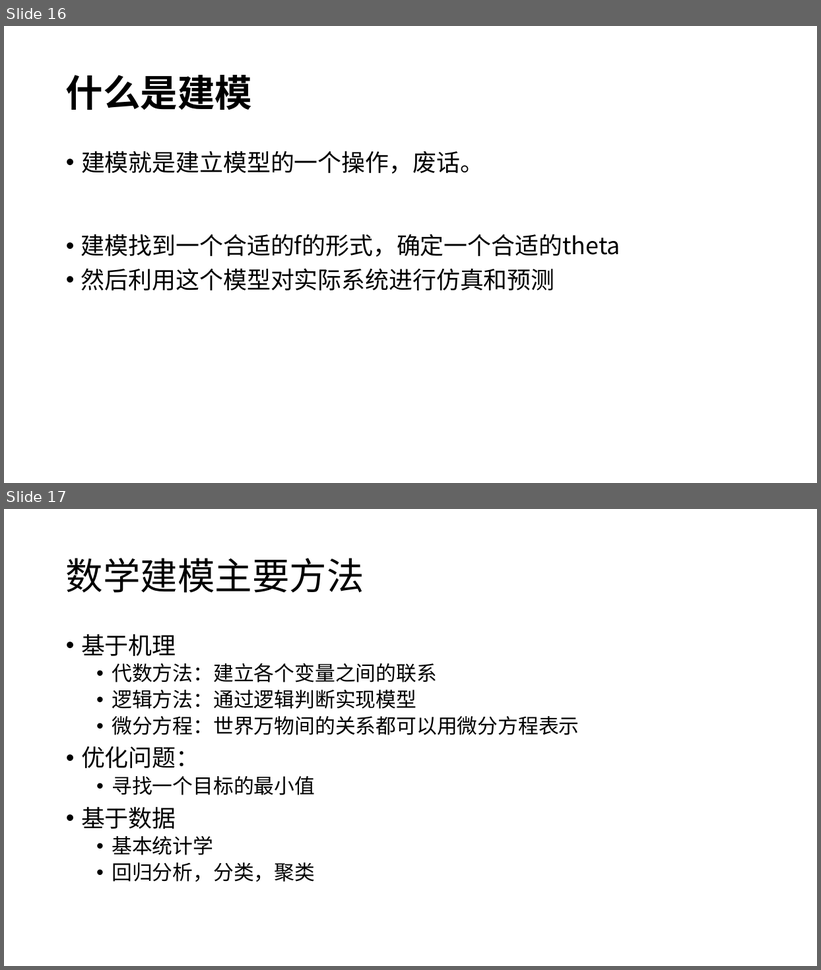
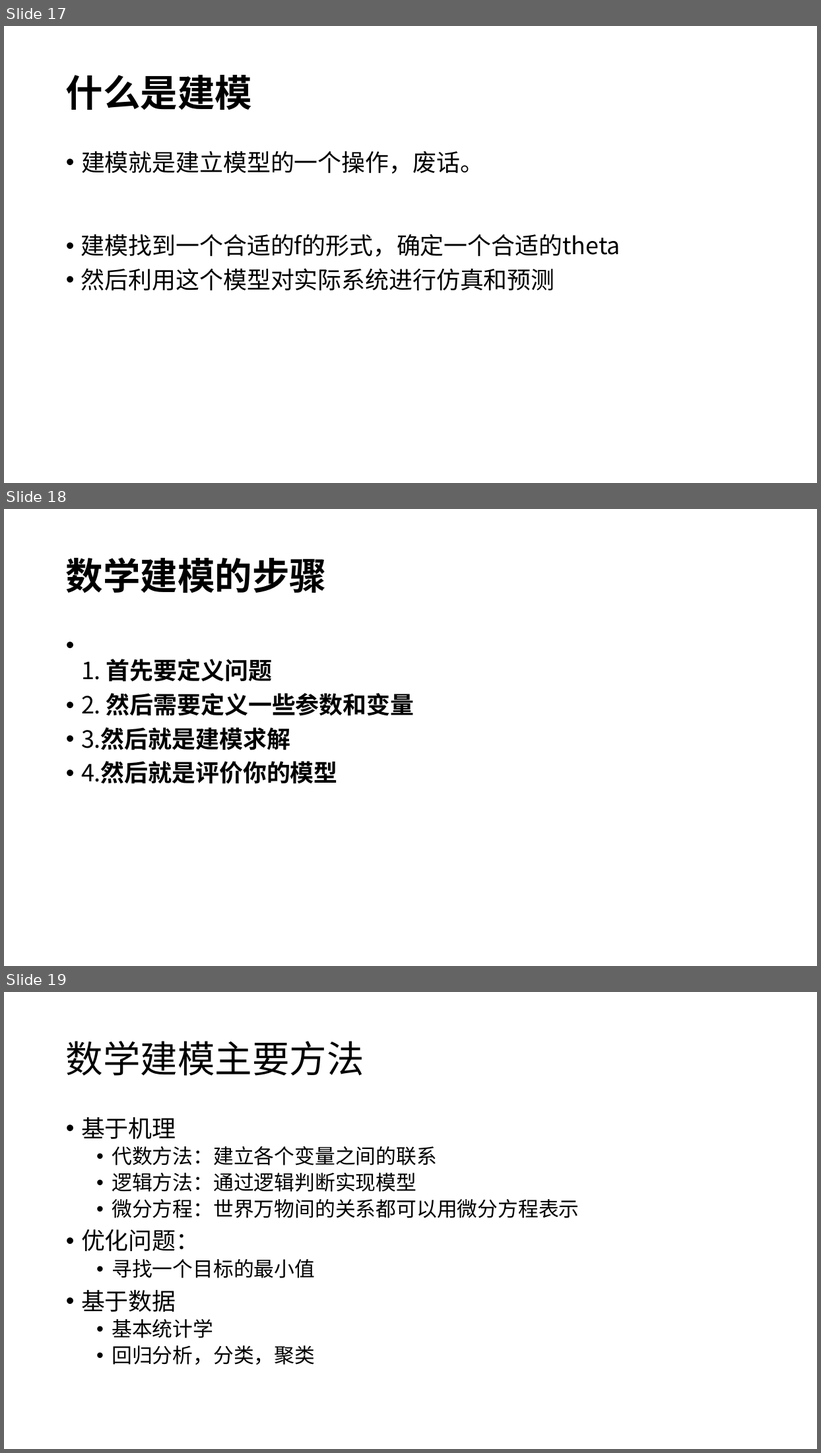
Before and after one commit to the-real-jushen/SimModling2021, a slide deck: Lecture1/电气工程建模与仿真.pptx. Shown one above the other, each under a label of ours: slides 16 and 17 before the commit, slides 17, 18 and 19 after it. The pictures are 821x970 and 821x1453 pixels, drawn with LibreOffice and Linux fonts; fonts in the diff are those of the drawing. Boxes give left, top, right and bottom in pixels: in the first picture for what was removed or moved away, otherwise in the second. Text is boxed around its words. In the diff, an @@ line names an element or a change of style, - is before the commit and + after.

Commit message:
lecture 1,text upgrade

```diff
--- a/Lecture1/电气工程建模与仿真.pptx
+++ b/Lecture1/电气工程建模与仿真.pptx
@@ slide 18 added at bbox=[4, 509, 817, 966], background #FFFFFF @@
@@ title added at bbox=[66, 557, 327, 593], 44 pt, text #000000, bold @@
+数学建模的步骤
@@ text added at bbox=[81, 659, 415, 784], 28 pt, text #000000, bold @@
+• 1. 首先要定义问题
+• 2. 然后需要定义一些参数和变量
+• 3.然后就是建模求解
+• 4.然后就是评价你的模型
@@ what was slide 16 is now slide 17 @@
@@ what was slide 17 is now slide 19 @@
```
Also in this commit, not shown: 1 other slide added, 1 other file.
